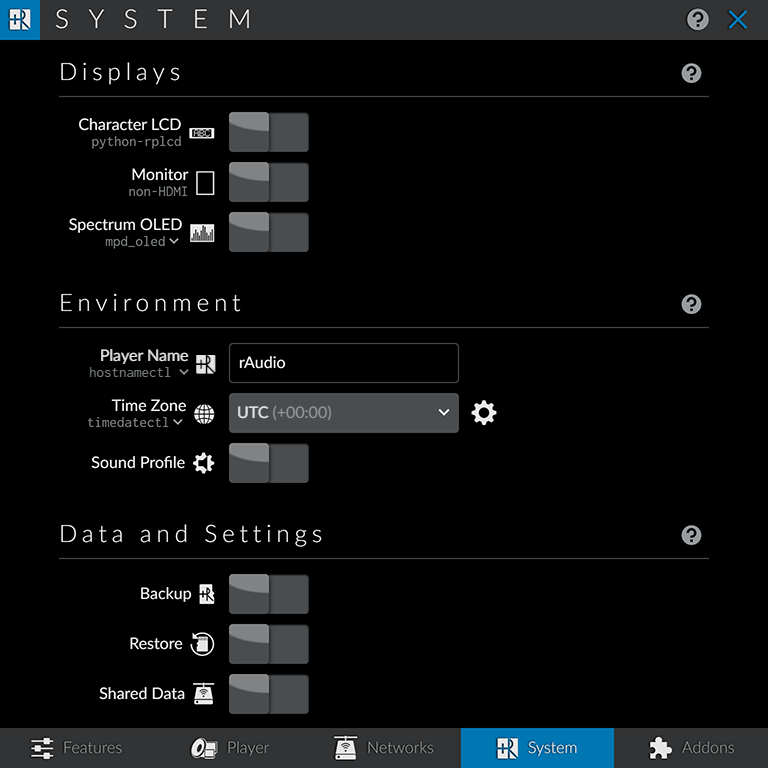
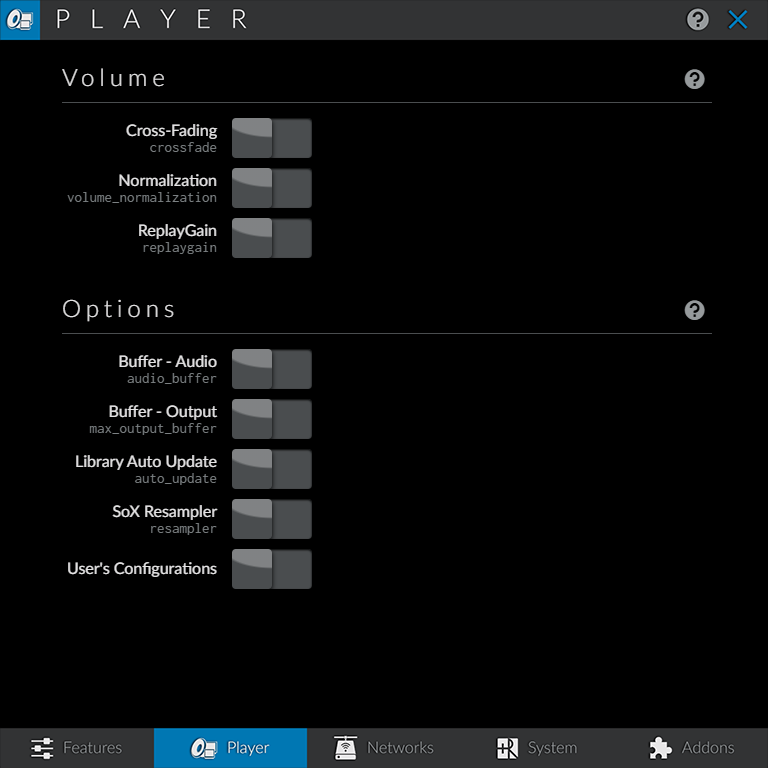
Two versions of the same layered image (768x768). Layer-by-layer changes:
hid "55" over [0, 0, 768, 768]
showed "51", painted on it over [0, 0, 768, 768]
showed "50" over [0, 0, 768, 768]
showed "49" over [0, 0, 768, 768]
